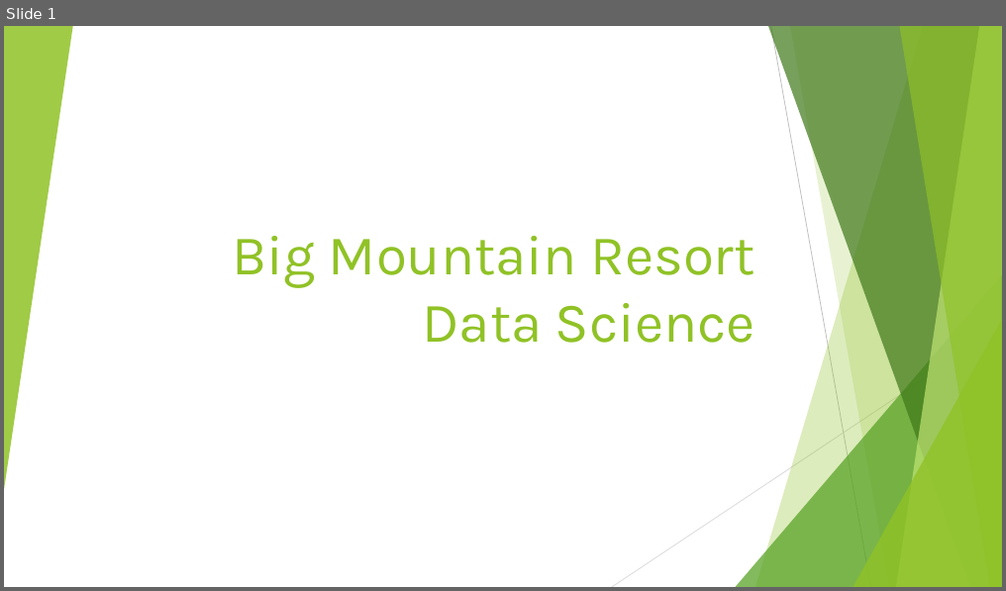
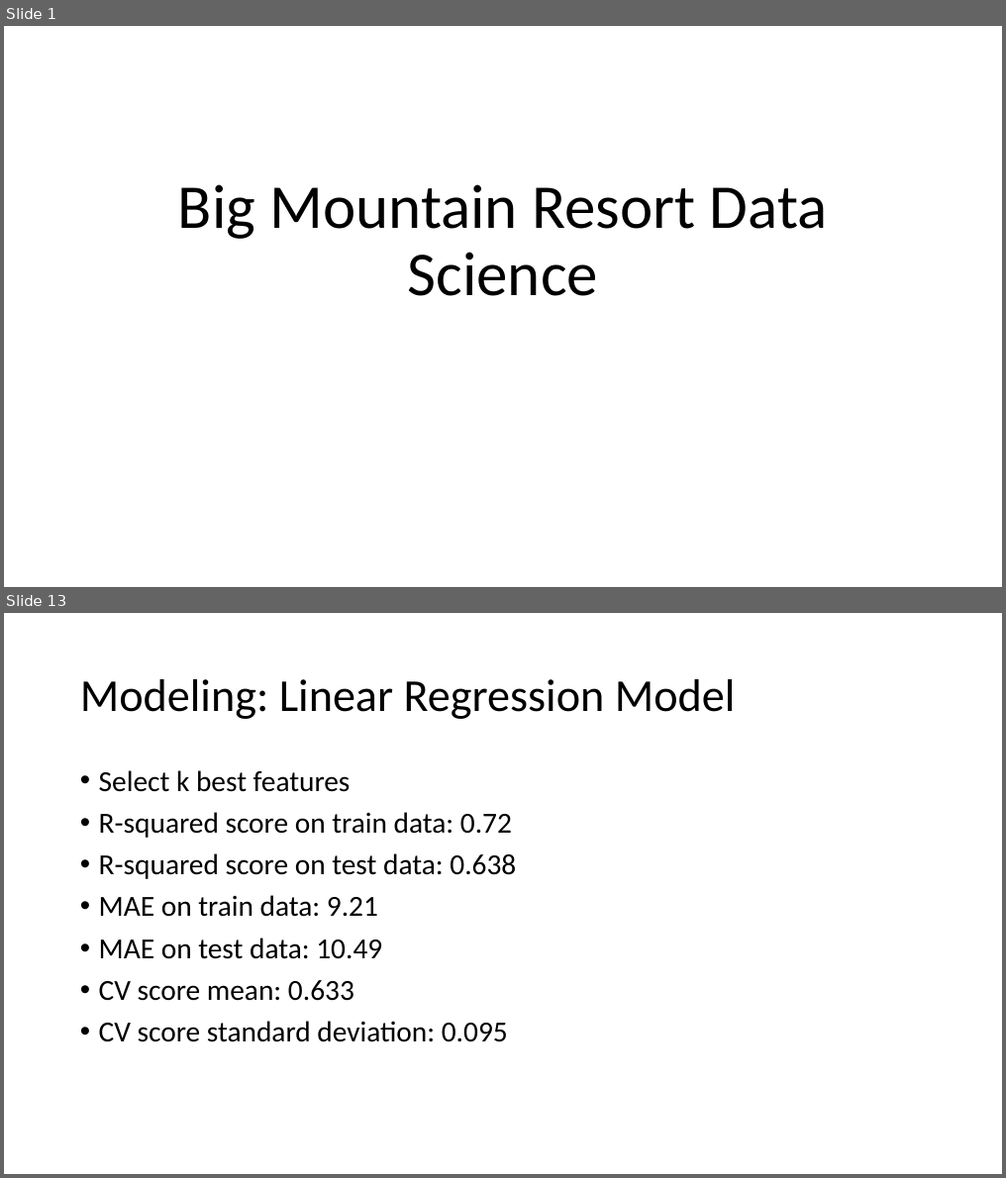
Before and after one commit to ramijau/DataScienceGuidedCapstone, a slide deck: Guided Capstone Presentation.pptx. Shown one above the other, each under a label of ours: slide 1 before the commit, slides 1 and 13 after it; the slides between them are not shown. The pictures are 1006x591 and 1006x1178 pixels, drawn with LibreOffice and Linux fonts; fonts in the diff are those of the drawing. Boxes give left, top, right and bottom in pixels: in the first picture for what was removed or moved away, otherwise in the second. Text is boxed around its words. In the diff, an @@ line names an element or a change of style, - is before the commit and + after.

```diff
--- a/Guided Capstone Presentation.pptx
+++ b/Guided Capstone Presentation.pptx
@@ slide 13 added at (4, 613, 1002, 1174), background #FFFFFF @@
@@ title added at (80, 679, 736, 719), 44 pt, text #000000 @@
+Modeling: Linear Regression Model
@@ text added at (99, 770, 516, 1043), 28 pt, text #000000 @@
+• Select k best features
+• R-squared score on train data: 0.72
+• R-squared score on test data: 0.638
+• MAE on train data: 9.21
+• MAE on test data: 10.49
+• CV score mean: 0.633
+• CV score standard deviation: 0.095
@@ slide 1 changed as well @@
@@ group removed at (4, 26, 1002, 587): 5 freeform shapes, 3 triangles, 2 lines @@
@@ title "Big Mountain Resort Data Science": place and size @@
-title "Big Mountain Resort Data Science" at (232, 236, 755, 343)
+title "Big Mountain Resort Data Science" at (178, 184, 828, 296)
@@ title "Big Mountain Resort Data Science" at (178, 184, 828, 296): size 54 to 60 pt, font Karla to Calibri, text colour #90C226 to #000000; alignment right to centre; line spacing 1 to 0.9 @@
```
Also in this commit, not shown: 5 other slides changed, 13 other slides added, 2 slides removed, 15 other files.
